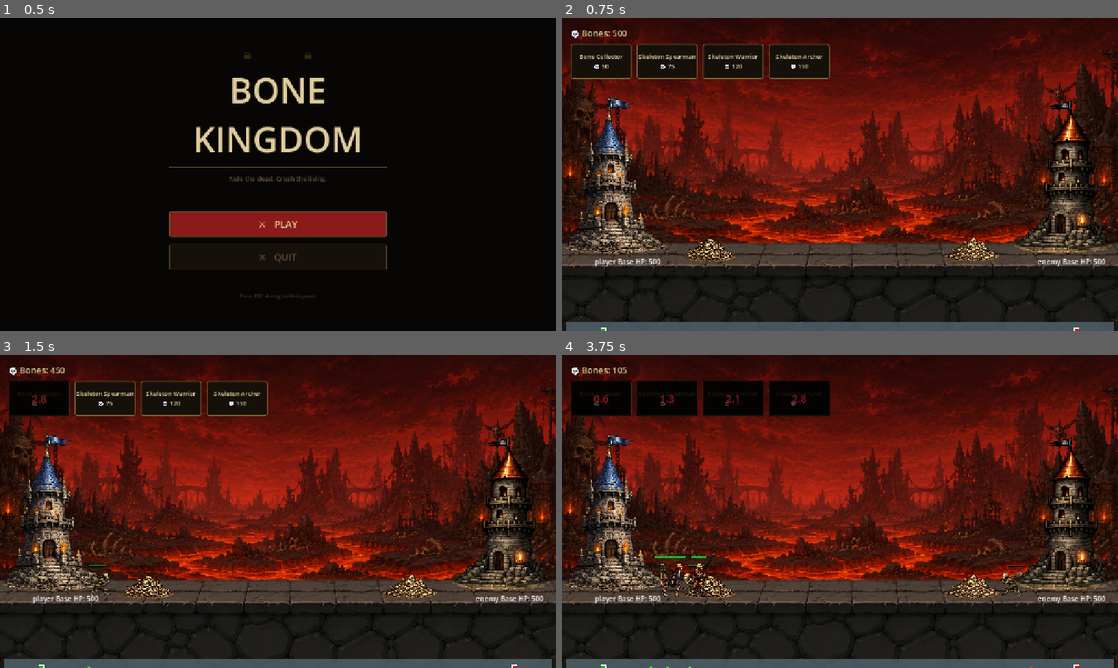
Above: before the commit, frames 1-4 (two rows, left to right).
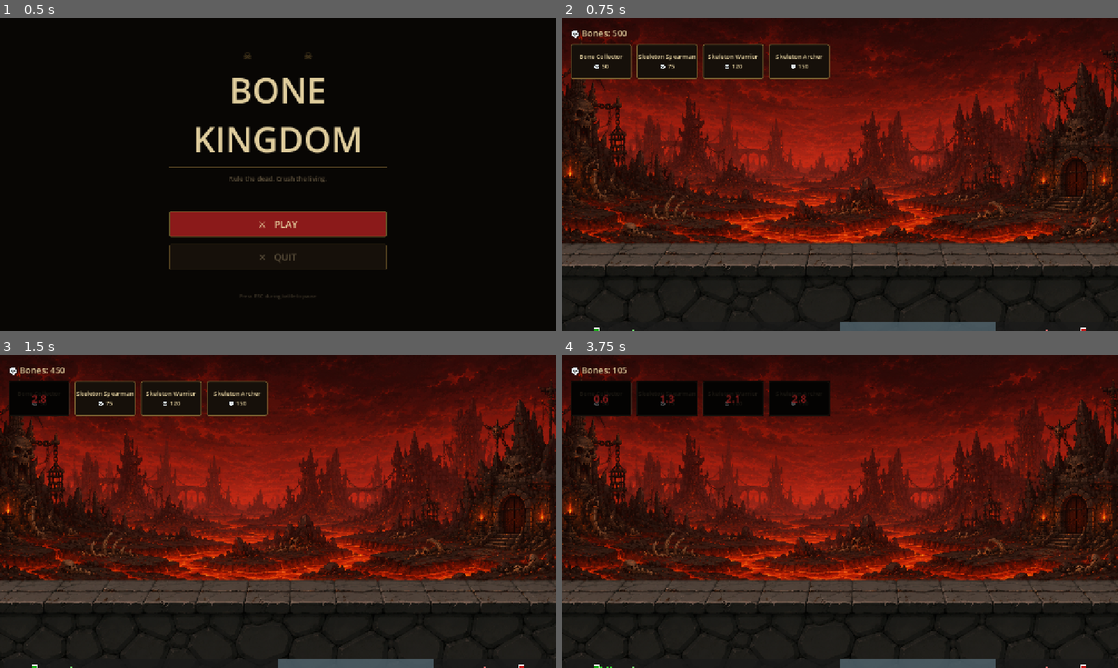
Above: after the commit, the same moments.

Repository: kyledeocades/BoneKingdom
Game: Godot game, scene res://scenes/MainMenu.tscn
Same seed, same stepped clock (60 frames per second), same inputs: the game is played once before the commit and once after it.
Inputs:
- Up to frame 1 (0.5 s): no input
- Up to frame 2 (0.75 s): click "⚔ PLAY" at 0.5 s
- Up to frame 3 (1.5 s): click "Bone Collector 💀 50" at 1.25 s
- Up to frame 4 (3.75 s): click "Skeleton Spearman 💀 75" at 2 s; click "Skeleton Warrior 💀 120" at 2.75 s; click "Skeleton Archer 💀 150" at 3.5 s

Frame 1 is identical in both runs. In frame 2, 9.0% of the frame differs, in the area x 0-100%, y 24-100%; in frame 3, 9.2%; in frame 4, 9.6%.

Commit message:
incomplete - stage templating system
Co-authored-by: Copilot <copilot@github.com>

Diff:
--- /dev/null
+++ b/data/stages/stage_default.tres
@@ -0,0 +1,15 @@
+[gd_resource type="Resource" script_class="StageConfig" format=3 uid="uid://dy3xqpq5j1msrw"]
+
+[ext_resource type="Script" uid="uid://di1tbbkxj92f5e" path="res://scripts/managers/StageConfig.gd" id="1_stage_config"]
+
+[resource]
+script = ExtResource("1_stage_config")
+stage_id = "default"
+stage_name = "Default Stage"
+base_distance = 2000.0 # Distance from CENTER to place BASES
+mine_distance = 1000.0 # Distance FROM BASES toward CENTER to place MINES
+allowed_player_units = [] # List of unit IDs that the player can use in this stage. If empty, all units are allowed.
+allowed_enemy_units = [] # List of unit IDs that can spawn as enemies in this stage. If empty, all units are allowed.
+starting_resources = 500
+resource_rate = 1.0
+background_path = "res://data/backgrounds/bg_underworld.png"
--- a/scenes/Main.tscn
+++ b/scenes/Main.tscn
@@ -18,6 +18,7 @@
 [ext_resource type="Texture2D" uid="uid://bfw1d5kil55hr" path="res://sprites/Towers/enemy_tower.png" id="16_cvmbd"]
 [ext_resource type="Script" uid="uid://dg0s4yvjl90s" path="res://scripts/systems/BackgroundScroller.gd" id="17_bg_scroller"]
 [ext_resource type="Script" uid="uid://clmqn7pyajdo" path="res://scripts/ui/BattleScrollbar.gd" id="18_battle_scrollbar"]
+[ext_resource type="Script" uid="uid://di1tbbkxj92f5e" path="res://scripts/managers/StageManager.gd" id="19_stage_mgr"]
 
 [sub_resource type="RectangleShape2D" id="RectangleShape2D_0wfyh"]
 size = Vector2(100, 300)
@@ -48,6 +49,9 @@
 
 [node name="UIController" type="Node" parent="." unique_id=4444444]
 script = ExtResource("12_ui_ctrl")
+
+[node name="StageManager" type="Node" parent="." unique_id=3333333]
+script = ExtResource("19_stage_mgr")
 
 [node name="UILayer" type="CanvasLayer" parent="."]
 
--- a/scripts/controllers/CameraController.gd
+++ b/scripts/controllers/CameraController.gd
@@ -10,6 +10,7 @@
 @export var drag_sensitivity: float = 1.0
 @export var min_margin: float = 80.0
 @export var max_margin: float = 80.0
+@export var margin_per_base_distance: float = 0.1  # Scale margins with base distance
 
 var is_dragging: bool = false
 
@@ -47,6 +48,12 @@
 	if direction != 0.0:
 		move_camera_by(direction * move_speed * delta)
 
+## Adjust camera margins based on stage base distance
+func set_bounds_from_base_distance(base_distance: float) -> void:
+	var extra_margin = base_distance * margin_per_base_distance
+	min_margin = 80.0 + extra_margin
+	max_margin = 80.0 + extra_margin
+
 func move_camera_by(amount: float):
 	if camera == null or left_anchor == null or right_anchor == null:
 		return
--- a/scripts/controllers/GameController.gd
+++ b/scripts/controllers/GameController.gd
@@ -15,10 +15,13 @@
 var _unit_manager: Node
 var _ui_controller: Node
 var _unit_catalog: Node
+var _stage_manager: Node
 var _enemy_spawn_timer: Timer
 
 var _pause_menu: PauseMenu
 var _result_overlay: GameResultOverlay
+
+var _stage_config: StageConfig
 
 # Track cooldowns for each unit type
 var _unit_cooldowns: Dictionary = {}  # unit_id -> time remaining
@@ -33,6 +36,7 @@
 	_unit_manager = $UnitManager
 	_ui_controller = $UIController
 	_unit_catalog = $UnitCatalog
+	_stage_manager = $StageManager
 
 	# Validate systems
 	assert(_game_state != null, "GameState not found")
@@ -41,6 +45,7 @@
 	assert(_unit_manager != null, "UnitManager not found")
 	assert(_ui_controller != null, "UIController not found")
 	assert(_unit_catalog != null, "UnitCatalog not found")
+	assert(_stage_manager != null, "StageManager not found")
 
 	# Spawn UI overlays
 	_setup_overlays()
@@ -48,7 +53,23 @@
 	# Wait for all child systems to initialize
 	await get_tree().process_frame
 
-	# Setup UI
+	# Load and apply default stage (can be overridden before _ready)
+	if not _stage_manager.load_and_apply_stage("default"):
+		push_error("Failed to load default stage")
+
+	_stage_config = _stage_manager.get_current_stage()
+	assert(_stage_config != null, "Stage config not loaded")
+
+	# Apply resource rate to spawn manager
+	_spawn_manager.set_resource_rate(_stage_config.resource_rate)
+
+	# Setup UI with allowed units from stage
+	print("DEBUG: Building spawn buttons...")
+	print("DEBUG: Starting bones: ", _game_state.bones)
+	var units = _unit_catalog.get_player_spawn_units()
+	print("DEBUG: Available player units: ", units.size())
+	for u in units:
+		print("  - ", u.unit_id, " (cost: ", u.cost, ")")
 	_ui_controller.build_spawn_buttons(_on_player_spawn_button_pressed)
 
 	# Subscribe to events
--- a/scripts/managers/SpawnManager.gd
+++ b/scripts/managers/SpawnManager.gd
@@ -8,8 +8,7 @@
 var _worker_unit_scene: PackedScene
 var _unit_catalog: Node
 var _event_bus: Node
-var _player_spawn_pos: Vector2
-var _enemy_spawn_pos: Vector2
+var _resource_rate: float = 1.0
 
 func _ready():
 	add_to_group("spawn_manager")
@@ -20,16 +19,10 @@
 	_unit_catalog = get_tree().get_first_node_in_group("unit_catalog")
 	_event_bus = get_tree().get_first_node_in_group("game_event_bus")
 
-	var main = get_tree().get_first_node_in_group("main")
-	if main:
-		var player_spawn = main.get_node_or_null("PlayerSpawn")
-		var enemy_spawn = main.get_node_or_null("EnemySpawn")
 
-		if player_spawn:
-			_player_spawn_pos = player_spawn.global_position
-
-		if enemy_spawn:
-			_enemy_spawn_pos = enemy_spawn.global_position
+## Set resource gathering rate multiplier from stage config
+func set_resource_rate(rate: float) -> void:
+	_resource_rate = rate
 
 
 ## Spawn a unit with stats applied - creates CombatUnit or WorkerUnit based on stats
@@ -70,7 +63,7 @@
 	unit.attack_range = stats.attack_range
 	unit.attack_cooldown = stats.attack_cooldown
 	unit.is_worker = stats.is_worker
-	unit.gather_rate = stats.gather_rate
+	unit.gather_rate = stats.gather_rate * _resource_rate
 	unit.gather_cooldown = stats.gather_cooldown
 
 	apply_sprite_resource(unit, stats)
@@ -165,9 +158,31 @@
 
 ## Spawn for player
 func spawn_player_unit(unit_id: String) -> Node:
-	return spawn_unit(unit_id, "player", _player_spawn_pos)
+	var pos = _get_player_spawn_pos()
+	return spawn_unit(unit_id, "player", pos)
 
 
 ## Spawn for enemy
 func spawn_enemy_unit(unit_id: String) -> Node:
-	return spawn_unit(unit_id, "enemy", _enemy_spawn_pos)
+	var pos = _get_enemy_spawn_pos()
+	return spawn_unit(unit_id, "enemy", pos)
+
+
+## Get current player spawn position (fetched dynamically)
+func _get_player_spawn_pos() -> Vector2:
+	var main = get_tree().get_first_node_in_group("main")
+	if main:
+		var player_spawn = main.get_node_or_null("PlayerSpawn")
+		if player_spawn:
+			return player_spawn.global_position
+	return Vector2.ZERO
+
+
+## Get current enemy spawn position (fetched dynamically)
+func _get_enemy_spawn_pos() -> Vector2:
+	var main = get_tree().get_first_node_in_group("main")
+	if main:
+		var enemy_spawn = main.get_node_or_null("EnemySpawn")
+		if enemy_spawn:
+			return enemy_spawn.global_position
+	return Vector2.ZERO
--- /dev/null
+++ b/scripts/managers/StageConfig.gd
@@ -0,0 +1,70 @@
+extends Resource
+## Stage configuration resource
+## Defines all parameters for a playable stage
+
+class_name StageConfig
+
+# ── Stage Identity ──────────────────────────────────────────────────────────
+@export var stage_id: String = "stage_default"
+@export var stage_name: String = "Default Stage"
+
+# ── Spatial Layout ──────────────────────────────────────────────────────────
+## Distance from center (0,0) to each base (player at -X, enemy at +X)
+@export var base_distance: float = 1200.0
+
+## Distance from base to its respective mine (closer to center, subtracted from base_distance)
+@export var mine_distance: float = 300.0
+
+# ── Unit Allowlists ────────────────────────────────────────────────────────
+## Empty array = allow all units
+## "default" = allow collector, swordsman, knight, catapult
+## Otherwise list specific unit IDs: ["collector", "knight"]
+@export var allowed_player_units: Array[String] = []
+@export var allowed_enemy_units: Array[String] = []
+
+# ── Economy & Pacing ────────────────────────────────────────────────────────
+## Initial bones both player and enemy start with
+@export var starting_resources: int = 500
+
+## Multiplier on resource gathering rate (gather_rate of workers)
+@export var resource_rate: float = 1.0
+
+# ── Visual Theme ────────────────────────────────────────────────────────────
+## Path to background texture for this stage
+@export var background_path: String = "res://data/backgrounds/bg_underworld.png"
+
+
+# ── Helper: Get resolved unit lists ─────────────────────────────────────────
+func get_allowed_player_units_resolved() -> Array[String]:
+	return _resolve_unit_list(allowed_player_units)
+
+func get_allowed_enemy_units_resolved() -> Array[String]:
+	return _resolve_unit_list(allowed_enemy_units)
+
+
+func _resolve_unit_list(unit_list: Array[String]) -> Array[String]:
+	## Empty array means all units allowed
+	if unit_list.is_empty():
+		return []
+
+	## Replace "default" keyword with standard set
+	var result: Array[String] = []
+	for unit_id in unit_list:
+		if unit_id == "default":
+			result.append_array(["collector", "swordsman", "knight", "catapult"])
+		else:
+			result.append(unit_id)
+
+	return result
+
+
+# ── Helper: Calculate spawn positions ───────────────────────────────────────
+## Returns dictionary with symmetric base and mine positions
+## Layout: [mine] [base] ... (center) ... [base] [mine]
+func calculate_positions(center_y: float = 500.0) -> Dictionary:
+	return {
+		"player_base": Vector2(-base_distance, center_y),
+		"player_mine": Vector2(-(base_distance - mine_distance), center_y),
+		"enemy_base": Vector2(base_distance, center_y),
+		"enemy_mine": Vector2(base_distance - mine_distance, center_y),
+	}
--- /dev/null
+++ b/scripts/managers/StageManager.gd
@@ -0,0 +1,208 @@
+extends Node
+## Manages stage loading, initialization, and configuration
+## Applies StageConfig settings to the game scene
+
+class_name StageManager
+
+const STAGE_DIR: String = "res://data/stages"
+
+var _current_stage: StageConfig
+var _main_controller: Node2D
+
+
+func _ready():
+	add_to_group("stage_manager")
+
+	_main_controller = get_tree().get_first_node_in_group("main")
+
+	if _main_controller == null:
+		push_error("StageManager: Main controller not found in 'main' group")
+
+
+## Load a stage by ID and apply it to the game
+func load_and_apply_stage(stage_id: String) -> bool:
+	var stage = load_stage(stage_id)
+	if stage == null:
+		push_error("Failed to load stage: %s" % stage_id)
+		return false
+
+	_current_stage = stage
+	apply_stage_config(stage)
+	return true
+
+
+## Load a stage resource by ID (looks for stage_{id}.tres)
+func load_stage(stage_id: String) -> StageConfig:
+	var path = "%s/stage_%s.tres" % [STAGE_DIR, stage_id]
+	var stage = load(path)
+
+	if stage == null or not stage is StageConfig:
+		push_error("Stage not found or invalid: %s" % path)
+		return null
+
+	return stage
+
+
+## Apply all stage config settings to the scene
+func apply_stage_config(config: StageConfig) -> void:
+	if _main_controller == null:
+		push_error("Cannot apply stage config: Main controller not found")
+		return
+
+	_apply_background(config)
+	_apply_spawn_positions(config)
+	_apply_mine_positions(config)
+	_apply_base_positions(config)
+	_apply_camera_bounds(config)
+	_apply_scrollbar_bounds(config)
+	_apply_economy_settings(config)
+	_apply_unit_restrictions(config)
+
+	print("Stage loaded: %s (%s)" % [config.stage_name, config.stage_id])
+
+
+## Update background texture
+func _apply_background(config: StageConfig) -> void:
+	var background = _main_controller.get_node_or_null("Background")
+	if background == null:
+		push_warning("Background node not found")
+		return
+
+	var texture = load(config.background_path)
+	if texture == null:
+		push_warning("Background texture not found: %s" % config.background_path)
+		return
+
+	background.texture = texture
+
+
+## Update spawn positions based on base_distance
+func _apply_spawn_positions(config: StageConfig) -> void:
+	var positions = config.calculate_positions(500.0)  # Y position from current Main.tscn
+
+	var player_spawn = _main_controller.get_node_or_null("PlayerSpawn")
+	var enemy_spawn = _main_controller.get_node_or_null("EnemySpawn")
+
+	if player_spawn:
+		player_spawn.global_position = positions["player_base"]
+	else:
+		push_warning("PlayerSpawn marker not found")
+
+	if enemy_spawn:
+		enemy_spawn.global_position = positions["enemy_base"]
+	else:
+		push_warning("EnemySpawn marker not found")
+
+
+## Update mine positions based on mine_distance
+func _apply_mine_positions(config: StageConfig) -> void:
+	var positions = config.calculate_positions(500.0)
+
+	var player_mine = _main_controller.get_node_or_null("PlayerMine")
+	var enemy_mine = _main_controller.get_node_or_null("EnemyMine")
+
+	if player_mine:
+		player_mine.global_position = positions["player_mine"]
+	else:
+		push_warning("PlayerMine marker not found")
+
+	if enemy_mine:
+		enemy_mine.global_position = positions["enemy_mine"]
+	else:
+		push_warning("EnemyMine marker not found")
+
+
+## Update base positions based on base_distance
+func _apply_base_positions(config: StageConfig) -> void:
+	var positions = config.calculate_positions(500.0)
+
+	var player_base = _main_controller.get_node_or_null("PlayerBase")
+	var enemy_base = _main_controller.get_node_or_null("EnemyBase")
+
+	if player_base:
+		player_base.global_position = positions["player_base"]
+	else:
+		push_warning("PlayerBase node not found")
+
+	if enemy_base:
+		enemy_base.global_position = positions["enemy_base"]
+	else:
+		push_warning("EnemyBase node not found")
+
+
+## Update camera bounds based on base distance
+func _apply_camera_bounds(config: StageConfig) -> void:
+	var camera_controller = _main_controller.get_node_or_null("CameraController")
+	if camera_controller == null or not camera_controller.has_method("set_bounds_from_base_distance"):
+		push_warning("CameraController not found or missing set_bounds_from_base_distance method")
+		return
+
+	camera_controller.set_bounds_from_base_distance(config.base_distance)
+
+
+## Update scrollbar bounds based on stage size
+func _apply_scrollbar_bounds(config: StageConfig) -> void:
+	var battle_scrollbar = _main_controller.find_child("BattleScrollbar")
+	if battle_scrollbar == null or not battle_scrollbar.has_method("set_stage_bounds"):
+		push_warning("BattleScrollbar not found or missing set_stage_bounds method")
+		return
+
+	battle_scrollbar.set_stage_bounds(config)
+
+
+## Apply economy settings (starting resources, spawn cooldown, resource rate)
+func _apply_economy_settings(config: StageConfig) -> void:
+	var game_state = _main_controller.get_node_or_null("GameState")
+	if game_state == null:
+		push_warning("GameState not found")
+		return
+
+	# Set starting resources
+	game_state.bones = config.starting_resources
+	game_state.enemy_bones = config.starting_resources
+
+	# Store stage config reference in GameController for other systems to access
+	if _main_controller.has_meta("stage_config"):
+		_main_controller.set_meta("stage_config", config)
+	else:
+		_main_controller.set_meta("stage_config", config)
+
+
+## Apply unit restrictions to UnitCatalog
+func _apply_unit_restrictions(config: StageConfig) -> void:
+	var unit_catalog = _main_controller.get_node_or_null("UnitCatalog")
+	if unit_catalog == null:
+		push_warning("UnitCatalog not found")
+		return
+
+	# Set allowed units (UnitCatalog will handle filtering)
+	if unit_catalog.has_method("set_stage_restrictions"):
+		unit_catalog.set_stage_restrictions(
+			config.get_allowed_player_units_resolved(),
+			config.get_allowed_enemy_units_resolved()
+		)
+
+
+## Get current stage config
+func get_current_stage() -> StageConfig:
+	return _current_stage
+
+
+## List all available stages
+func list_available_stages() -> Array[String]:
+	var stages: Array[String] = []
+	var dir = DirAccess.open(STAGE_DIR)
+
+	if dir == null:
+		push_warning("Stages directory not found: %s" % STAGE_DIR)
+		return stages
+
+	dir.list_dir_begin()
+	var file_name = dir.get_next()
+	while file_name != "":
+		if file_name.starts_with("stage_") and file_name.ends_with(".tres"):
+			var stage_id = file_name.trim_suffix(".tres").trim_prefix("stage_")
+			stages.append(stage_id)
+		file_name = dir.get_next()
+
+	return stages
--- a/scripts/managers/UnitCatalog.gd
+++ b/scripts/managers/UnitCatalog.gd
@@ -11,6 +11,10 @@
 
 var _stats_by_id: Dictionary = {}
 var _all_stats: Array = []
+
+# Stage restrictions (empty = no restrictions)
+var _allowed_player_units: Array[String] = []
+var _allowed_enemy_units: Array[String] = []
 
 func _ready():
 	add_to_group("unit_catalog")
@@ -56,16 +60,34 @@
 func get_stats(unit_id: String):
 	return _stats_by_id.get(unit_id)
 
+## Set stage unit restrictions
+## Pass empty arrays to allow all units
+func set_stage_restrictions(allowed_player: Array[String], allowed_enemy: Array[String]) -> void:
+	_allowed_player_units = allowed_player
+	_allowed_enemy_units = allowed_enemy
+
+## Check if a unit is allowed for player
+func _is_player_unit_allowed(unit_id: String) -> bool:
+	if _allowed_player_units.is_empty():
+		return true
+	return unit_id in _allowed_player_units
+
+## Check if a unit is allowed for enemy
+func _is_enemy_unit_allowed(unit_id: String) -> bool:
+	if _allowed_enemy_units.is_empty():
+		return true
+	return unit_id in _allowed_enemy_units
+
 func get_player_spawn_units() -> Array:
 	var units: Array = []
 	for stats in _all_stats:
-		if stats.player_spawn_enabled:
+		if stats.player_spawn_enabled and _is_player_unit_allowed(stats.unit_id):
 			units.append(stats)
 	return units
 
 func get_enemy_ai_units() -> Array:
 	var units: Array = []
 	for stats in _all_stats:
-		if stats.enemy_ai_enabled:
+		if stats.enemy_ai_enabled and _is_enemy_unit_allowed(stats.unit_id):
 			units.append(stats)
 	return units
--- a/scripts/ui/BattleScrollbar.gd
+++ b/scripts/ui/BattleScrollbar.gd
@@ -16,6 +16,8 @@
 const COLOR_ENEMY: Color = Color(1.0, 0.2, 0.2, 0.9)  # Red
 const COLOR_BASE_FRIENDLY: Color = Color(0.1, 0.7, 0.1, 0.95)  # Dark green
 const COLOR_BASE_ENEMY: Color = Color(0.8, 0.1, 0.1, 0.95)  # Dark red
+const COLOR_MINE_FRIENDLY: Color = Color(0.5, 1.0, 0.5, 0.8)  # Light green
+const COLOR_MINE_ENEMY: Color = Color(1.0, 0.5, 0.5, 0.8)  # Light red
 const COLOR_BG: Color = Color(0.1, 0.1, 0.1, 0.7)  # Dark background
 const COLOR_BORDER: Color = Color(0.3, 0.3, 0.3, 0.9)
 
@@ -25,6 +27,9 @@
 var event_bus: Node
 var player_base: Node
 var enemy_base: Node
+var player_mine: Node
+var enemy_mine: Node
+var camera_controller: Node
 
 # Map bounds (set at runtime)
 var map_min_x: float = 140.0
@@ -35,7 +40,7 @@
 	# Setup UI properties
 	set_anchors_and_offsets_preset(Control.PRESET_BOTTOM_WIDE)
 	custom_minimum_size = Vector2(0, BAR_HEIGHT + BAR_MARGIN * 2)
-	mouse_filter = Control.MOUSE_FILTER_IGNORE
+	mouse_filter = Control.MOUSE_FILTER_STOP  # Allow input handling
 
 	# Get game references
 	var main = get_tree().get_first_node_in_group("main")
@@ -43,6 +48,9 @@
 		camera = main.find_child("Camera2D")
 		player_base = main.find_child("PlayerBase")
 		enemy_base = main.find_child("EnemyBase")
+		player_mine = main.find_child("PlayerMine")
+		enemy_mine = main.find_child("EnemyMine")
+		camera_controller = main.find_child("CameraController")
 		unit_manager = get_tree().get_first_node_in_group("unit_manager")
 		event_bus = get_tree().get_first_node_in_group("game_event_bus")
 
@@ -55,7 +63,29 @@
 			map_range = map_max_x - map_min_x
 
 func _process(_delta: float) -> void:
+
 	queue_redraw()
+
+func _gui_input(event: InputEvent) -> void:
+	# Handle clicks on the scrollbar to move camera
+	if event is InputEventMouseButton and event.pressed and event.button_index == MOUSE_BUTTON_LEFT:
+		var click_x = get_local_mouse_position().x
+		var bar_rect = Rect2(BAR_MARGIN, BAR_MARGIN, size.x - BAR_MARGIN * 2, BAR_HEIGHT)
+
+		# Check if click is within the bar vertically
+		if get_local_mouse_position().y >= BAR_MARGIN and get_local_mouse_position().y <= BAR_MARGIN + BAR_HEIGHT:
+			# Clamp click position to bar bounds
+			click_x = clamp(click_x, bar_rect.position.x, bar_rect.position.x + bar_rect.size.x)
+
+			# Convert bar click position to world position
+			if bar_rect.size.x > 0:
+				var normalized = (click_x - bar_rect.position.x) / bar_rect.size.x
+				var world_x = map_min_x + (normalized * map_range)
+
+				# Move camera to that position
+				if camera:
+					camera.global_position.x = world_x
+					get_tree().root.set_input_as_handled()
 
 func _draw() -> void:
 	var bar_rect = Rect2(BAR_MARGIN, BAR_MARGIN, size.x - BAR_MARGIN * 2, BAR_HEIGHT)
@@ -91,6 +121,12 @@
 	if enemy_base:
 		_draw_base_indicator(bar_rect, enemy_base.global_position.x, COLOR_BASE_ENEMY)
 
+	# Draw mines
+	if player_mine:
+		_draw_mine_indicator(bar_rect, player_mine.global_position.x, COLOR_MINE_FRIENDLY)
+	if enemy_mine:
+		_draw_mine_indicator(bar_rect, enemy_mine.global_position.x, COLOR_MINE_ENEMY)
+
 func _draw_unit_indicator(bar_rect: Rect2, world_x: float, color: Color) -> void:
 	var bar_x = _world_to_bar(world_x, bar_rect)
 	var center = Vector2(bar_x, bar_rect.get_center().y)
@@ -101,6 +137,20 @@
 	var center = Vector2(bar_x, bar_rect.get_center().y)
 	draw_rect(Rect2(center - Vector2(BASE_SIZE / 2, BASE_SIZE / 2), Vector2(BASE_SIZE, BASE_SIZE)), color)
 	draw_rect(Rect2(center - Vector2(BASE_SIZE / 2, BASE_SIZE / 2), Vector2(BASE_SIZE, BASE_SIZE)), Color.WHITE, false, 1.0)
+
+func _draw_mine_indicator(bar_rect: Rect2, world_x: float, color: Color) -> void:
+	var bar_x = _world_to_bar(world_x, bar_rect)
+	var center = Vector2(bar_x, bar_rect.get_center().y)
+	# Draw as a diamond shape (rotated square)
+	var mine_size = 8
+	var points = [
+		center + Vector2(mine_size / 2.0, 0),
+		center + Vector2(0, mine_size / 2.0),
+		center - Vector2(mine_size / 2.0, 0),
+		center - Vector2(0, mine_size / 2.0),
+	]
+	draw_colored_polygon(points, color)
+	draw_polyline(PackedVector2Array(points + [points[0]]), Color.WHITE, 1.0)
 
 func _draw_camera_indicator(bar_rect: Rect2) -> void:
 	# Get camera bounds (approximate viewport width)
@@ -117,9 +167,17 @@
 	draw_rect(camera_rect, Color.WHITE, false, 1.5)
 
 func _world_to_bar(world_x: float, bar_rect: Rect2) -> float:
-	# Clamp world position to map bounds
-	world_x = clamp(world_x, map_min_x, map_max_x)
+	# Map world coordinates to bar coordinates (no clamping - let it overflow naturally)
+	var normalized = (world_x - map_min_x) / map_range if map_range != 0 else 0
+	return bar_rect.position.x + normalized * bar_rect.size.x
 
-	# Map world coordinates to bar coordinates
-	var normalized = (world_x - map_min_x) / map_range
-	return bar_rect.position.x + normalized * bar_rect.size.x
+## Update scrollbar bounds based on stage configuration
+func set_stage_bounds(stage_config) -> void:
+	if stage_config == null:
+		return
+
+	# Set fixed bounds based on base_distance with 250 unit padding on each side
+	var padding = 250.0
+	map_min_x = -stage_config.base_distance - padding
+	map_max_x = stage_config.base_distance + padding
+	map_range = map_max_x - map_min_x
--- a/scripts/ui/UIController.gd
+++ b/scripts/ui/UIController.gd
@@ -53,8 +53,12 @@
 	_on_bones_changed(_game_state.bones if _game_state else 0)
 	_on_result_changed("", false)
 
+	print("DEBUG UIController: Ready. Bones: ", _game_state.bones if _game_state else "UNKNOWN")
+
 func _process(_delta: float) -> void:
 	_update_button_cooldowns()
+
+var _debug_frame_count = 0
 
 ## Build player spawn buttons from catalog
 func build_spawn_buttons(on_spawn_pressed: Callable) -> void:
@@ -71,9 +75,13 @@
 
 	spawn_buttons.add_theme_constant_override("separation", 12)
 
-	for stats in _unit_catalog.get_player_spawn_units():
+	var units = _unit_catalog.get_player_spawn_units()
+	print("DEBUG UIController: Creating spawn buttons for ", units.size(), " units")
+
+	for stats in units:
 		var button_container = _create_stylized_button(stats, on_spawn_pressed)
 		spawn_buttons.add_child(button_container)
+		print("DEBUG UIController: Added button for ", stats.unit_id)
 
 func _create_stylized_button(stats, on_spawn_pressed: Callable) -> Control:
 	# Main container for the button
@@ -174,6 +182,10 @@
 	if _game_controller == null or _game_state == null:
 		return
 
+	_debug_frame_count += 1
+	if _debug_frame_count <= 3:
+		print("DEBUG UIController: Frame %d, Bones: %d, Button count: %d" % [_debug_frame_count, _game_state.bones, _button_data.size()])
+
 	for data in _button_data:
 		var button: Button = data.button
 		var unit_id: String = data.unit_id
@@ -184,6 +196,9 @@
 
 		var cooldown_remaining = _game_controller.get_unit_cooldown(unit_id)
 		var can_afford = _game_state.bones >= stats.cost
+
+		if _debug_frame_count <= 3:
+			print("  %s: cost=%d, can_afford=%s, cooldown=%.1f" % [unit_id, stats.cost, can_afford, cooldown_remaining])
 
 		# Update cooldown overlay
 		if cooldown_remaining > 0:
Not shown, added: scripts/managers/StageConfig.gd.uid
Not shown, added: scripts/managers/StageManager.gd.uid
